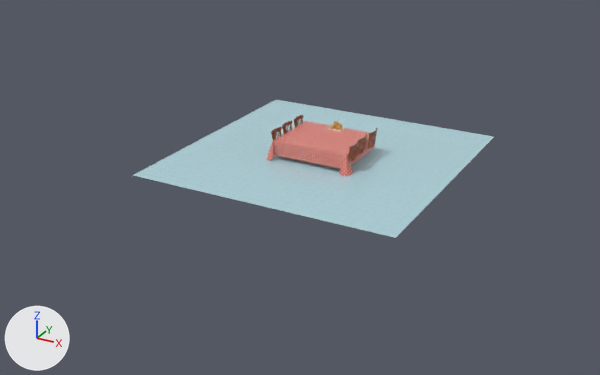
Before and after pictures for a commit that changed the OBJ model mge_v18_student_version/assets/mge/models/Levels/TableLevel/layer1.obj.
Rendered twice from a camera (50 mm lens) standing at (264.0, -517.0, 213.0) and looking at (-9.0, -20.0, -35.0). Every picture has the same lights, and +X, +Y and +Z are marked at lower left. Where no turn or scale is listed for an object, it has been applied to the vertices. Vertices at the same position are counted once.

The first picture shows 'layer1'.
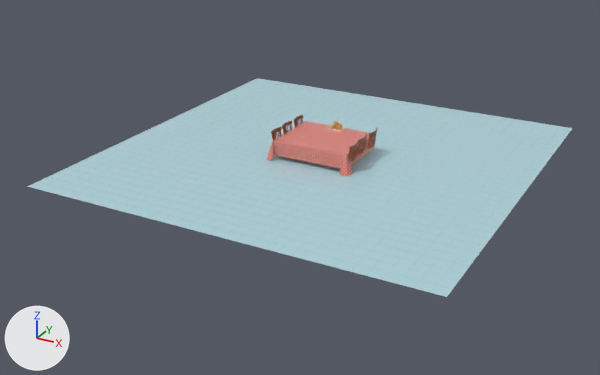
Location of each change, [x1, y1, x2, y2] in pixels of the pictures (600 x 375 px):
'layer1', reshaped
    before: [133, 100, 494, 238]
    after: [27, 78, 572, 297]

The change, as a diff of the scene's bpy script:
```diff
--- a/mge_v18_student_version/assets/mge/models/Levels/TableLevel/layer1.obj.py
+++ b/mge_v18_student_version/assets/mge/models/Levels/TableLevel/layer1.obj.py
@@ me_layer1 @@
 # used by ob_layer1; location = (0.0, 0.0, 0.0)
-me_layer1.from_pydata(...)  # 4762 vertices, 9160 faces; spans x -100.0..100.0, y -100.0..100.0, z -17.0..8.0
+me_layer1.from_pydata(...)  # 8536 vertices, 16684 faces; spans x -150.0..150.0, y -150.0..150.0, z -17.0..8.0
+# me_layer1 part 1: the loose piece of 4 vertices spanning x -100.0..100.0, y -100.0..100.0, z -14.0 is rebuilt with 4 vertices and now spans x -150.0..150.0, y -150.0..150.0, z -14.0
 me_layer1.materials.append(mat_flag)
```
